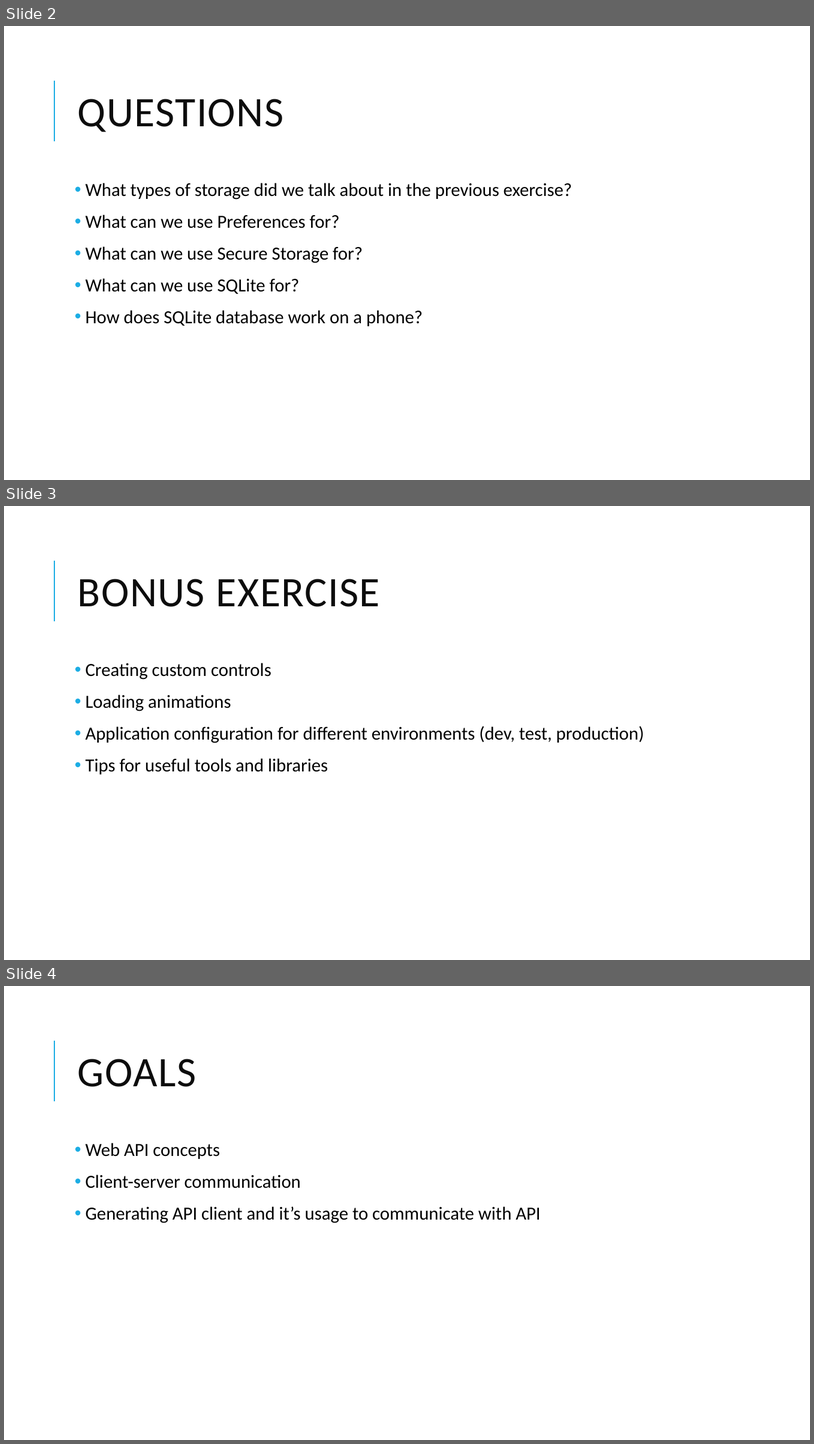
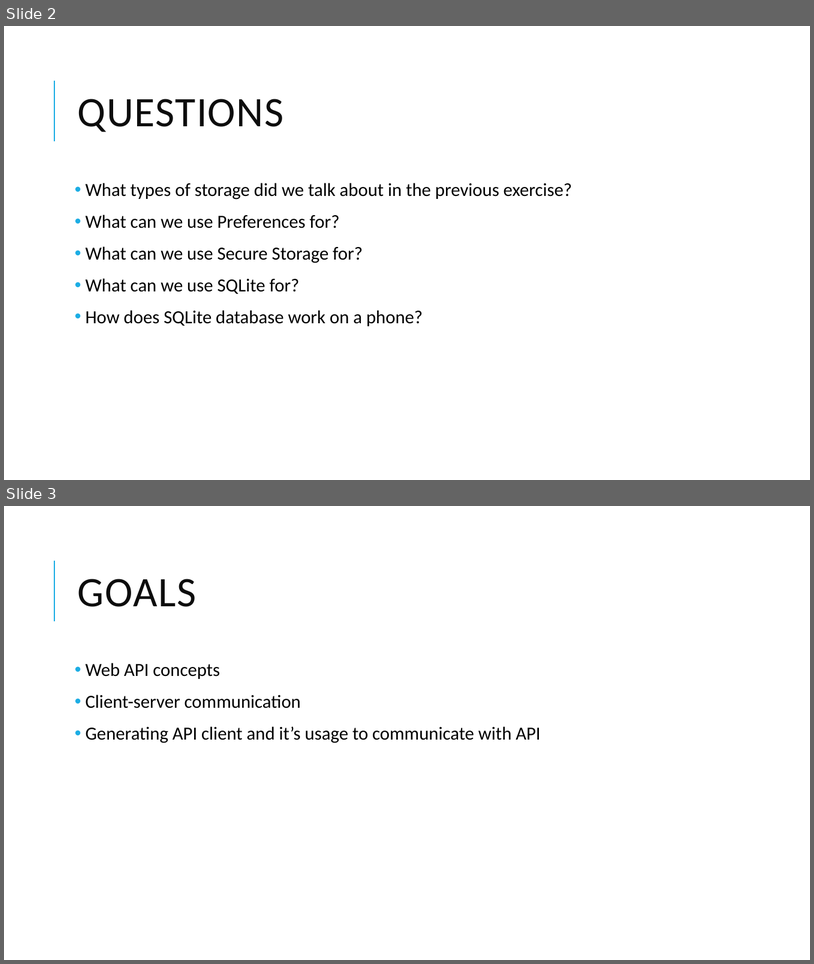
Before and after one commit to jasho/pv239-maui, a slide deck: 06_API/PV239-Xamarin-06_API.pptx. Shown one above the other, each under a label of ours: slides 2, 3 and 4 before the commit, slides 2 and 3 after it. The pictures are 814x1444 and 814x964 pixels, drawn with LibreOffice and Linux fonts; fonts in the diff are those of the drawing. Boxes give left, top, right and bottom in pixels: in the first picture for what was removed or moved away, otherwise in the second. Text is boxed around its words. In the diff, an @@ line names an element or a change of style, - is before the commit and + after.

Commit message:
Update presentation 06_API

```diff
--- a/06_API/PV239-Xamarin-06_API.pptx
+++ b/06_API/PV239-Xamarin-06_API.pptx
@@ slide 3 removed at (4,506,810,960), background #FFFFFF; not listed: 1 template element that a slide beside it also shows @@
@@ title removed at (78,579,380,607) @@
-BONUS EXERCISE
@@ text removed at (86,663,645,774) @@
-• Creating custom controls
-• Loading animations
-• Application configuration for different environments (dev, test, production)
-• Tips for useful tools and libraries
@@ what was slide 4 is now slide 3 @@
```
Also in this commit, not shown: 1 slide changed, 1 other file.
